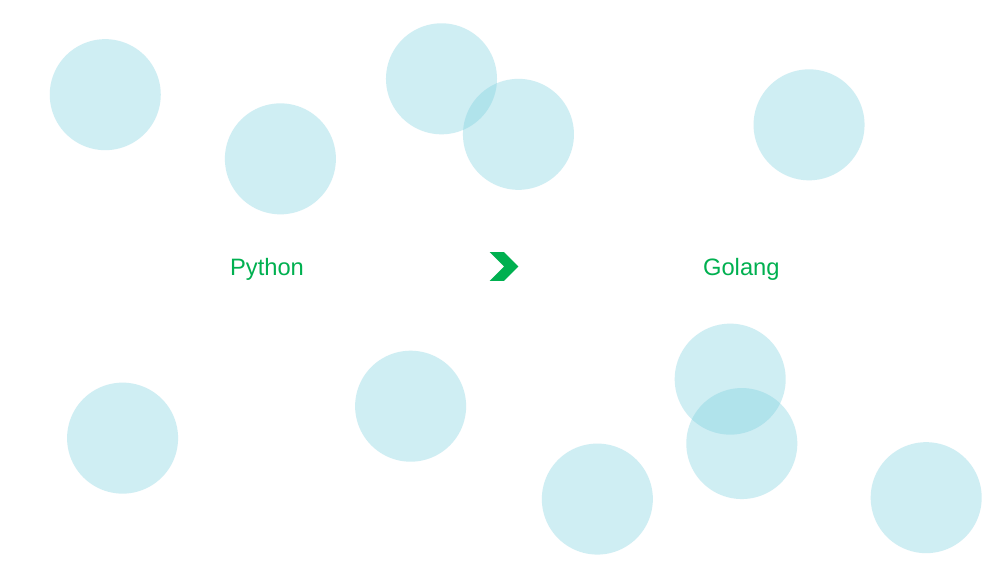
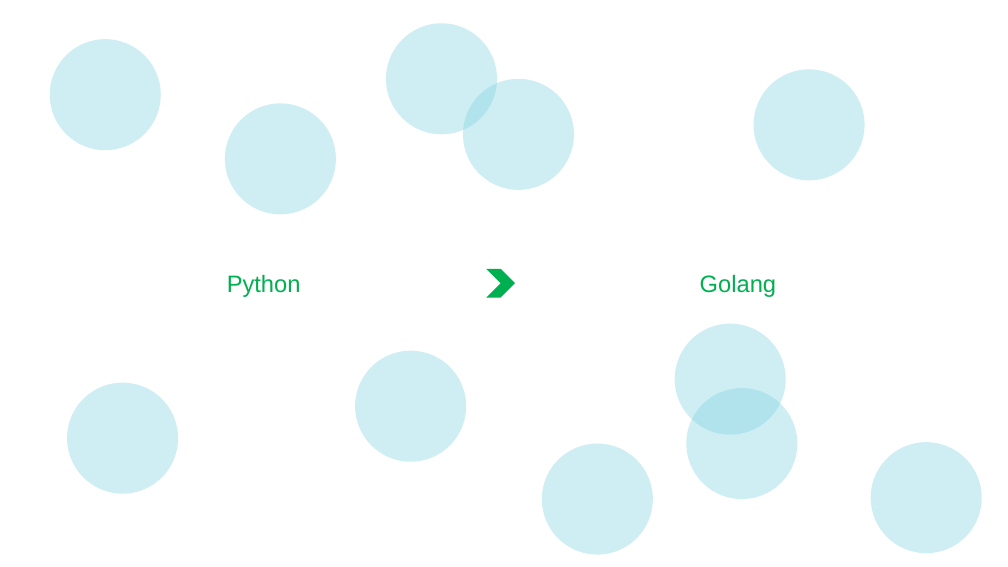
Before and after one commit to XieWeiXie/Gopher-By-Example, a slide deck: slide 5 of PowerPoint/00-01.pptx (slide 4 before the commit). Drawn at 1008x567 pixels with LibreOffice and Linux fonts; fonts in the diff are those of the drawing. Boxes give left, top, right and bottom in pixels: in the first picture for what was removed or moved away, otherwise in the second. Text is boxed around its words. In the diff, an @@ line names an element or a change of style, - is before the commit and + after.

```diff
--- a/PowerPoint/00-01.pptx
+++ b/PowerPoint/00-01.pptx
@@ 2 texts, 1 chevron: place and size @@
-2 texts, 1 chevron at box(230, 252, 779, 281)
+2 texts, 1 chevron at box(227, 269, 776, 298)
```
Also in this commit, not shown: 2 other slides changed, 1 slide added, 3 other files.
